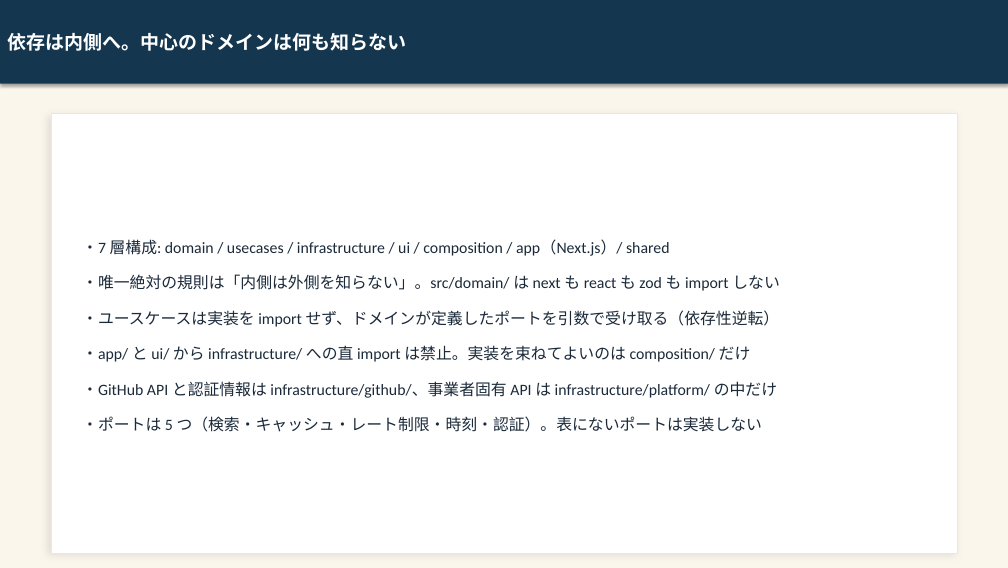
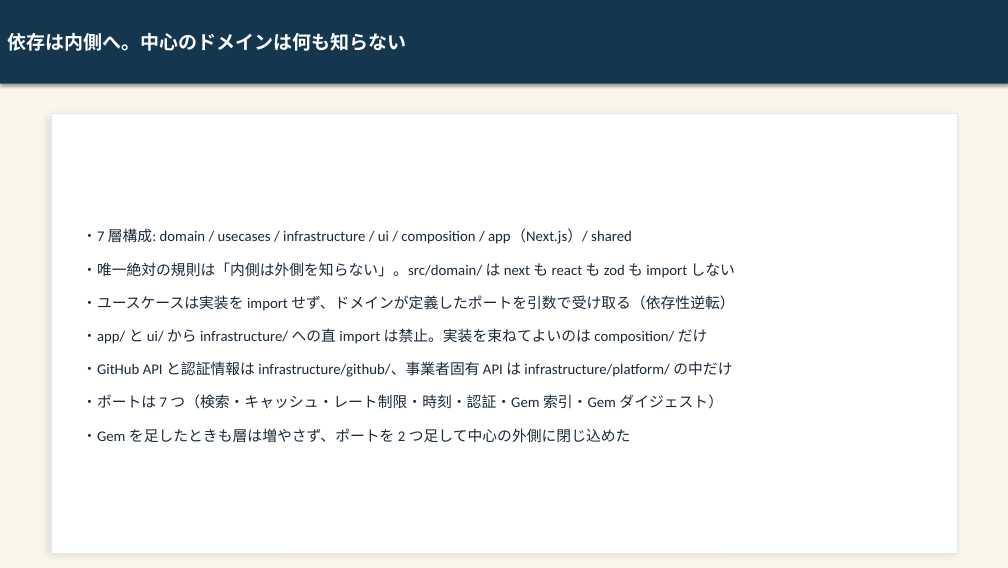
Before and after one commit to kai-kou/gem-hunter, a slide deck: slide 7 of content/slides/project-explanation-20260822/output/gem-hunter_text.pptx (slide 6 before the commit). Drawn at 1008x568 pixels with LibreOffice and Linux fonts; fonts in the diff are those of the drawing. Boxes give left, top, right and bottom in pixels: in the first picture for what was removed or moved away, otherwise in the second. Text is boxed around its words. In the diff, an @@ line names an element or a change of style, - is before the commit and + after.

```diff
--- a/content/slides/project-explanation-20260822/output/gem-hunter_text.pptx
+++ b/content/slides/project-explanation-20260822/output/gem-hunter_text.pptx
@@ text at box(82, 228, 735, 377): size 15 to 14 pt in "・7 層構成: domain / usecases / infrastructure ...", "・唯一絶対の規則は「内側は外側を知らない」。src/domain/ は next も react も zod ...", "・ユースケースは実装を import せず、ドメインが定義したポートを引数で受け取る（依存性逆転）", "・app/ と ui/ から infrastructure/ への直 import ..." and 1 more places @@
@@ text at box(82, 394, 723, 443): text changed; size 15 to 14 pt @@
-・ポートは 5 つ（検索・キャッシュ・レート制限・時刻・認証）。表にないポートは実装しない
+・ポートは 7 つ（検索・キャッシュ・レート制限・時刻・認証・Gem 索引・Gem ダイジェスト）
+・Gem を足したときも層は増やさず、ポートを 2 つ足して中心の外側に閉じ込めた
```
Also in this commit, not shown: 11 other slides changed, 2 slides added, 4 other files.
